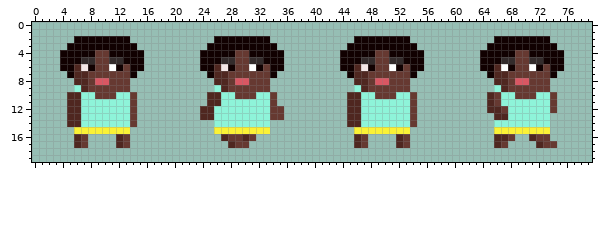
Sprite sheet, stored at Assets/Resources/kid_walk2-Sheet.png. Above: the version before the commit.
The file is 64x16 pixels. The old version is drawn lined up with the new one.
After:
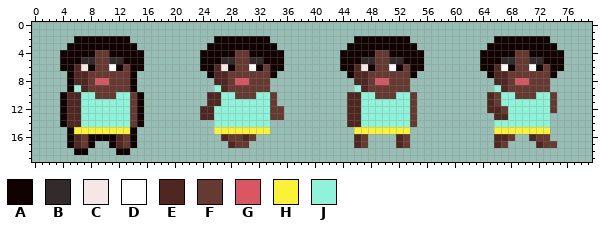
Palette (. is transparent): A #110101  B #332b2b  C #f4e7e7  D #ffffff  E #4f2720  F #663931  G #d95763  H #fbf236  J #8ef4d9
Change:
canvas 64x16 -> 80x20; drawings rearranged on the sheet (the old picture shows each at its new place)
@@ x 2..17 @@
  7 ...AEEFFFFFFA...
- 8 ....EEFGGFFF....
- 9 ....JEFFFFFF....
-10 ...EEJJFFFJJF...
-11 ...EEJJJJJJJF...
-12 ...EEJJJJJJJF...
-13 ...EEJJJJJJJF...
-14 ...EEJJJJJJJF...
-15 ....HHHHHHHH....
-16 ....EF....EF....
-17 ....EF....EF....
-18 ................
+ 8 ...AEEFGGFFFA...
+ 9 ...AJEFFFFFFA...
+10 ..AEEJJFFFJJFA..
+11 ..AEEJJJJJJJFA..
+12 ..AEEJJJJJJJFA..
+13 ..AEEJJJJJJJFA..
+14 ..AEEJJJJJJJFA..
+15 ...AHHHHHHHHA...
+16 ...AEFAAAAEFA...
+17 ...AEFA..AEFA...
+18 ....AA....AA....
 19 ................
Boxes around the changes in both pictures, in picture pixels (x1, y1, x2, y2):
added: (60, 78, 144, 155)
